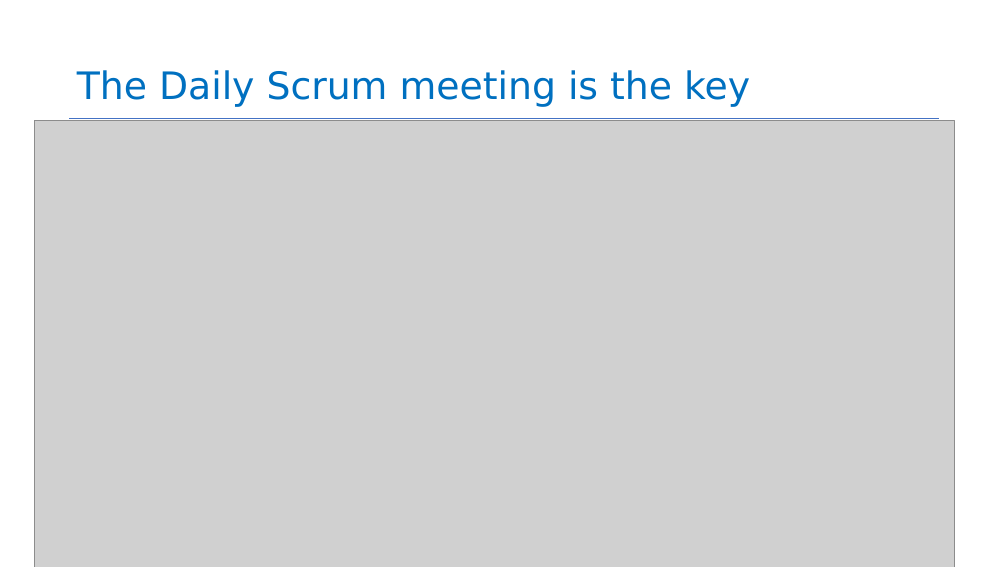
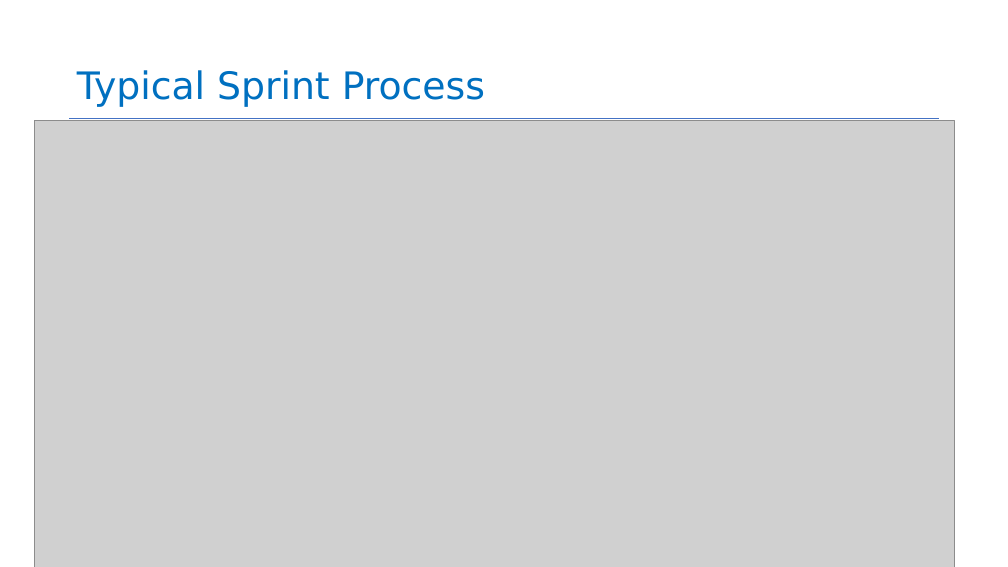
Before and after one commit to neu-se/CS4530-Fall-2026, a slide deck: slide 15 of Slides/Module 07.3 Project Planning and Estimation.pptx. Drawn at 1008x567 pixels with LibreOffice and Linux fonts; fonts in the diff are those of the drawing; grey boxes stand for pictures. Boxes give left, top, right and bottom in pixels: in the first picture for what was removed or moved away, otherwise in the second. Text is boxed around its words. In the diff, an @@ line names an element or a change of style, - is before the commit and + after.

```diff
--- a/Slides/Module 07.3 Project Planning and Estimation.pptx
+++ b/Slides/Module 07.3 Project Planning and Estimation.pptx
@@ title at bbox=[77, 70, 485, 107]: text changed @@
-The Daily Scrum meeting is the key
+Typical Sprint Process
```
Also in this commit, not shown: 1 other file.
